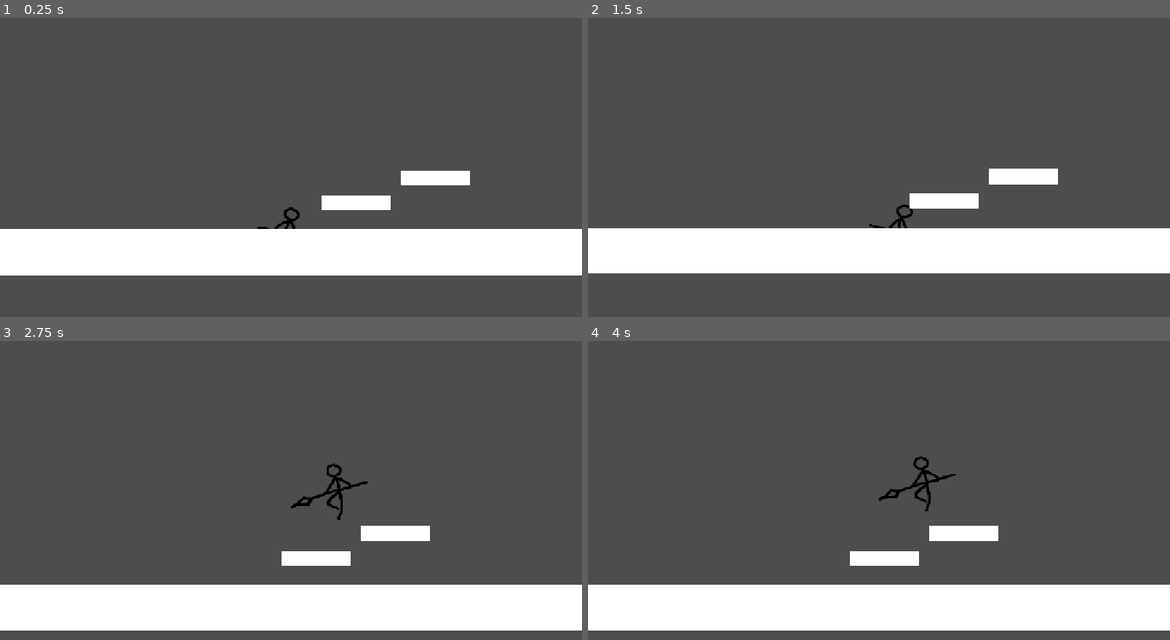
Above: before the commit, frames 1-4 (two rows, left to right).
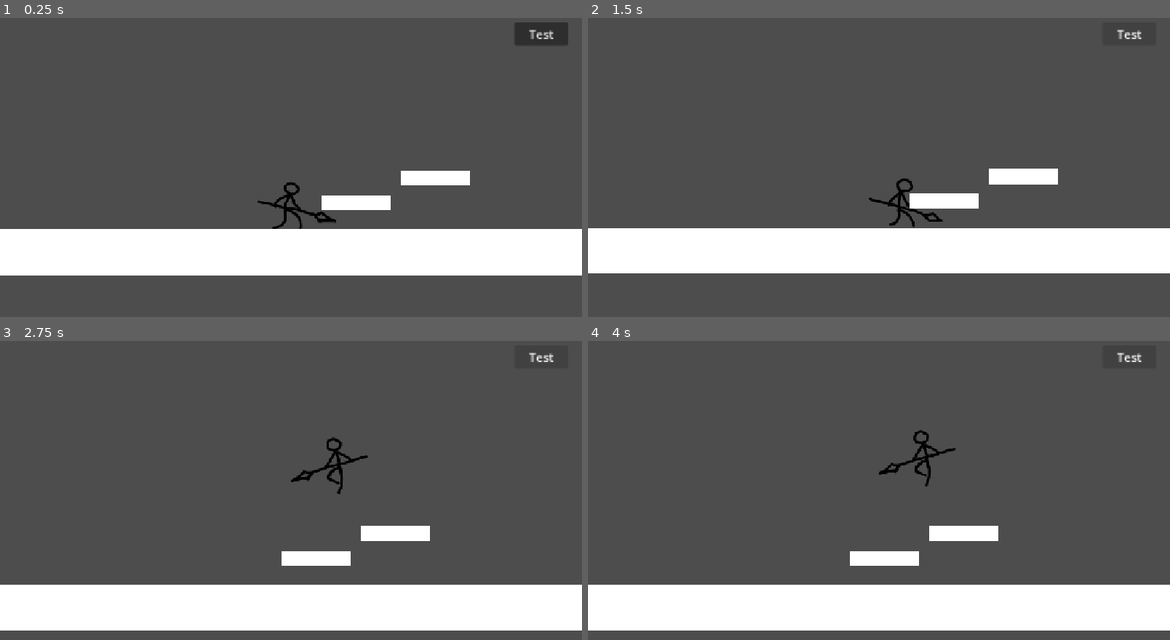
Above: after the commit, the same moments.

Repository: Bogay/by-hook-or-by-crook
Game: Godot game, scene res://Scenes/basic_scene.tscn
Same seed, same stepped clock (60 frames per second), same inputs: the game is played once before the commit and once after it.
Inputs (mouse positions are in pixels of both pictures, inside the frame that each line leads up to):
- Up to frame 1 (0.25 s): no input
- Up to frame 2 (1.5 s): click (1129, 32) at 0.5 s, where only the run after the commit has a clickable "Test"; hold D (right) from 1.28 s (still down)
- Up to frame 3 (2.75 s): tap Space (jump) at 1.52, 2.27 s; release D (right) at 2.03 s; hold S (down) from 2.03 s (still down)
- Up to frame 4 (4 s): release S (down) at 2.78 s; hold D (right) 2.78-3.53 s; hold W (up) from 3.53 s (still down); tap Space (jump) at 3.77 s

The runs differ from the first frame. In frame 1, 1.1% of the frame differs, in the area x 44-98%, y 1-71%; in frame 2, 0.5%; in frame 3, 0.8%; in frame 4, 0.8%.

Commit message:
feat: test UI button

Diff:
--- a/Scenes/basic_scene.tscn
+++ b/Scenes/basic_scene.tscn
@@ -1,6 +1,7 @@
-[gd_scene load_steps=4 format=3 uid="uid://b6pke4jru8vea"]
+[gd_scene load_steps=5 format=3 uid="uid://b6pke4jru8vea"]
 
 [ext_resource type="PackedScene" uid="uid://d4mp456eoavle" path="res://Scenes/player.tscn" id="1_37g4p"]
+[ext_resource type="PackedScene" uid="uid://cwlb3i1awll3x" path="res://Scenes/ui_root.tscn" id="2_5hr78"]
 
 [sub_resource type="PhysicsMaterial" id="PhysicsMaterial_37g4p"]
 
@@ -85,3 +86,5 @@
 
 [node name="Sprite2D" type="Sprite2D" parent="Floor3"]
 visible = false
+
+[node name="UIRoot" parent="." instance=ExtResource("2_5hr78")]
--- /dev/null
+++ b/Scenes/game_button.tscn
@@ -0,0 +1,20 @@
+[gd_scene load_steps=3 format=3 uid="uid://n0phmrb1uc1h"]
+
+[ext_resource type="Script" uid="uid://b00h6ucghphnp" path="res://Scripts/GameButton.gd" id="1_wepbx"]
+
+[sub_resource type="RectangleShape2D" id="RectangleShape2D_6h5rh"]
+size = Vector2(72, 32)
+
+[node name="GameButton" type="Area2D"]
+script = ExtResource("1_wepbx")
+
+[node name="CollisionShape2D" type="CollisionShape2D" parent="."]
+shape = SubResource("RectangleShape2D_6h5rh")
+
+[node name="Button" type="Button" parent="."]
+offset_left = -35.0
+offset_top = -15.0
+offset_right = 36.0
+offset_bottom = 16.0
+focus_mode = 0
+text = "Test"
--- a/Scenes/player.tscn
+++ b/Scenes/player.tscn
@@ -19,11 +19,11 @@
 
 [node name="AnimatedSprite2D" type="AnimatedSprite2D" parent="."]
 texture_filter = 1
+position = Vector2(0, -34)
 sprite_frames = ExtResource("1_v0iea")
-animation = &"walk"
-frame_progress = 0.25391412
+animation = &"walk2"
 
-[node name="Camera2D" type="Camera2D" parent="."]
+[node name="Camera2D" type="Camera2D" parent="." groups=["camera"]]
 zoom = Vector2(1.5, 1.5)
 position_smoothing_enabled = true
 drag_horizontal_enabled = true
--- /dev/null
+++ b/Scenes/ui_root.tscn
@@ -0,0 +1,22 @@
+[gd_scene load_steps=3 format=3 uid="uid://cwlb3i1awll3x"]
+
+[ext_resource type="Script" uid="uid://brmdwef8drrk6" path="res://Scripts/UIRoot.gd" id="1_4ftcj"]
+[ext_resource type="PackedScene" uid="uid://n0phmrb1uc1h" path="res://Scenes/game_button.tscn" id="1_in2mm"]
+
+[node name="UIRoot" type="Node2D"]
+script = ExtResource("1_4ftcj")
+
+[node name="GameButton" parent="." instance=ExtResource("1_in2mm")]
+position = Vector2(330, -183)
+
+[node name="DebugBackground" type="ColorRect" parent="."]
+custom_minimum_size = Vector2(768, 432)
+anchors_preset = 8
+anchor_left = 0.5
+anchor_top = 0.5
+anchor_right = 0.5
+anchor_bottom = 0.5
+grow_horizontal = 2
+grow_vertical = 2
+color = Color(0.23921569, 0.23921569, 0.23921569, 0.5019608)
+metadata/_edit_lock_ = true
--- /dev/null
+++ b/Scripts/GameButton.gd
@@ -0,0 +1,11 @@
+extends Area2D
+
+@onready var btn: Button = $Button
+
+func _ready() -> void:
+	body_entered.connect(_body_entered)
+	body_entered.connect(func(_body): btn.text = "Triggered")
+	btn.pressed.connect(func(): btn.text = "Test")
+
+func _body_entered(body):
+	print("Hello")
--- /dev/null
+++ b/Scripts/UIRoot.gd
@@ -0,0 +1,10 @@
+extends Node2D
+
+func _ready() -> void:
+	$DebugBackground.free()
+
+func _process(delta: float) -> void:
+	var cam = get_tree().get_first_node_in_group("camera") as Camera2D
+	if cam == null:
+		return
+	global_position = cam.get_screen_center_position()
--- a/project.godot
+++ b/project.godot
@@ -18,6 +18,10 @@
 [display]
 
 window/stretch/mode="canvas_items"
+
+[global_group]
+
+camera=""
 
 [input]
 
Not shown, added: Scripts/GameButton.gd.uid
Not shown, added: Scripts/UIRoot.gd.uid
